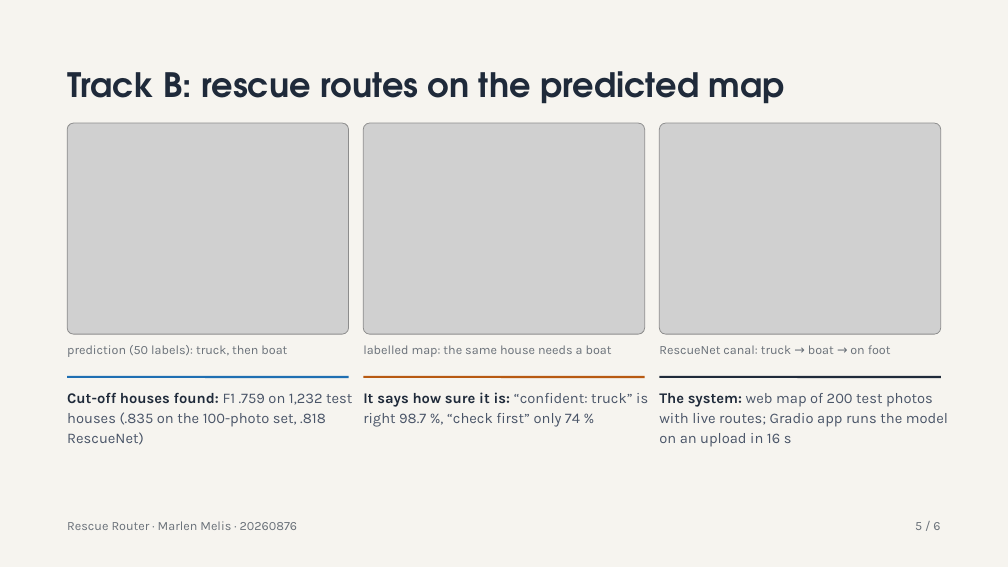
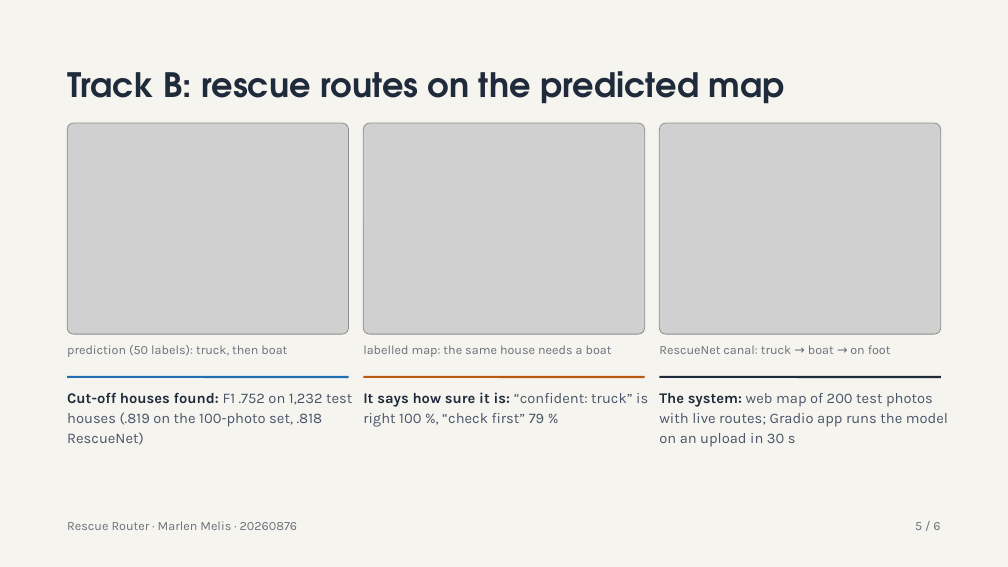
Before and after one commit to MarlenMM/rescue-router, a slide deck: slide 6 of slides/20260876_MarlenMelis_slides.pptx. Drawn at 1008x567 pixels with LibreOffice and Linux fonts; fonts in the diff are those of the drawing; grey boxes stand for pictures. Boxes give left, top, right and bottom in pixels: in the first picture for what was removed or moved away, otherwise in the second. Text is boxed around its words. In the diff, an @@ line names an element or a change of style, - is before the commit and + after.

Commit message:
Batch 13.6: executed notebook (Kaggle T4, 27.9 min, 0 errors, live = cache exactly incl. SAM chain), write-up System paragraph, updated slides PPTX

```diff
--- a/slides/20260876_MarlenMelis_slides.pptx
+++ b/slides/20260876_MarlenMelis_slides.pptx
@@ text at box(67, 393, 352, 445): text changed @@
-Cut-off houses found: F1 .759 on 1,232 test houses (.835 on the 100-photo set, .818 RescueNet)
+Cut-off houses found: F1 .752 on 1,232 test houses (.819 on the 100-photo set, .818 RescueNet)
@@ text at box(363, 392, 648, 427): text changed @@
-It says how sure it is: “confident: truck” is right 98.7 %, “check first” only 74 %
+It says how sure it is: “confident: truck” is right 100 %, “check first” 79 %
@@ text at box(659, 393, 948, 447): text changed @@
-The system: web map of 200 test photos with live routes; Gradio app runs the model on an upload in 16 s
+The system: web map of 200 test photos with live routes; Gradio app runs the model on an upload in 30 s
```
Also in this commit, not shown: 4 other slides changed, 4 other files.
